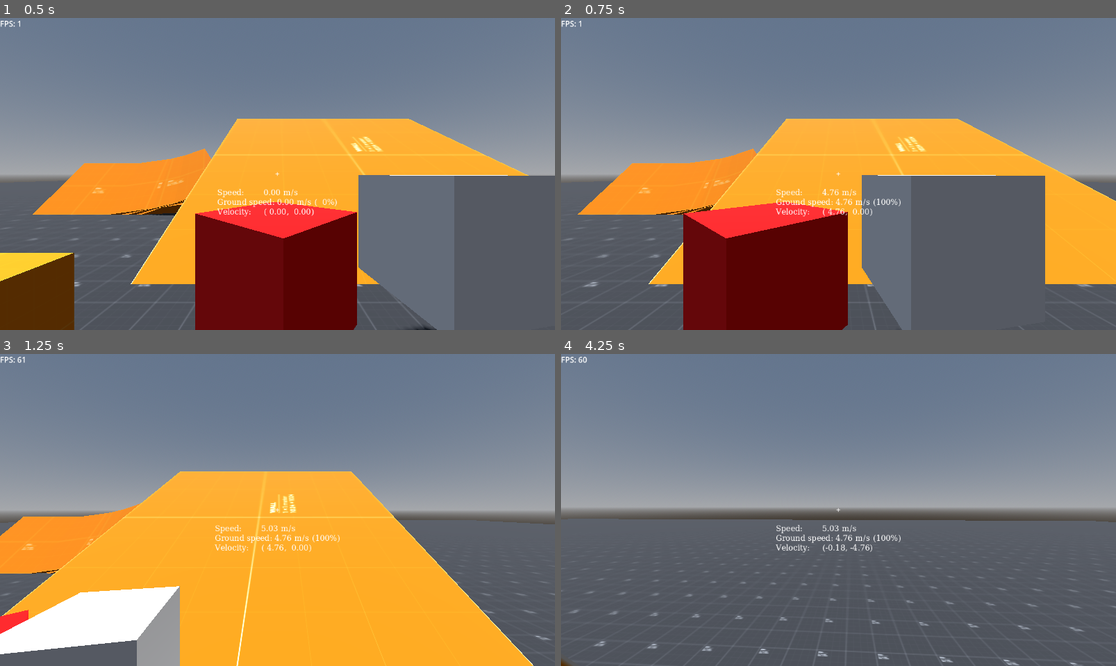
Above: before the commit, frames 1-4 (two rows, left to right).
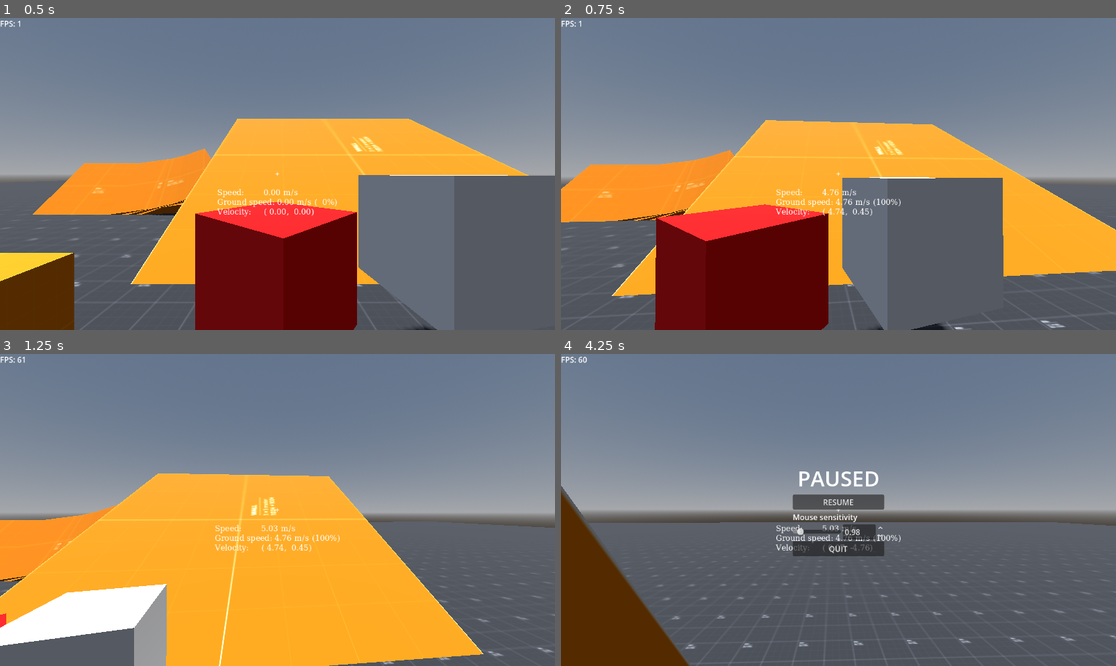
Above: after the commit, the same moments.

Repository: ericljiang/godot-testing
Game: Godot game, scene res://scene.tscn
Same seed, same stepped clock (60 frames per second), same inputs: the game is played once before the commit and once after it.
Inputs (mouse positions are in pixels of both pictures, inside the frame that each line leads up to):
- Up to frame 1 (0.5 s): no input
- Up to frame 2 (0.75 s): tap Enter at 0.5 s; move the mouse to (960, 158) at 0.52 s; hold D (move_right) from 0.53 s (still down); tap Ctrl (crouch, bound only after the commit) at 0.6 s; click (960, 158) at 0.67 s
- Up to frame 3 (1.25 s): keep holding D (move_right); tap Space (jump) at 0.77 s
- Up to frame 4 (4.25 s): move the mouse to (810, 510) at 1.27 s; release D (move_right) at 1.28 s; hold W (move_forward) from 1.28 s (still down); tap Ctrl (crouch, bound only after the commit) every 0.75 s from 1.35 to 3.6 s; tap Space (jump) at 1.52, 3.02, 3.77 s; move the mouse to (849, 503) at 2.02 s; move the mouse to (832, 516) at 2.77 s; move the mouse to (877, 513) at 3.52 s; tap Escape (ui_cancel) at 4.15 s

Frame 1 is identical in both runs. In frame 2, 15% of the frame differs, in the area x 0-100%, y 32-100%; in frame 3, 10%; in frame 4, 12%.

Commit message:
Pause menu

Diff:
--- /dev/null
+++ b/mouse_sensitivity_setting.gd
@@ -0,0 +1,15 @@
+extends VBoxContainer
+
+@export var slider: Range
+@export var input: Range
+@export var player: Player
+
+func _ready() -> void:
+	slider.value_changed.connect(update_value)
+	input.value_changed.connect(update_value)
+	slider.value = player.mouse_sensitivity
+
+func update_value(value: float) -> void:
+	player.mouse_sensitivity = value
+	slider.value = value
+	input.value = value
--- /dev/null
+++ b/pause_menu.gd
@@ -0,0 +1,28 @@
+extends Control
+
+@export var resume_button: Button
+@export var quit_button: Button
+
+func _ready() -> void:
+	assert(resume_button != null)
+	assert(quit_button != null)
+	resume_button.pressed.connect(unpause)
+	quit_button.pressed.connect(quit)
+
+func _unhandled_input(event: InputEvent) -> void:
+	if event.is_action_pressed("ui_cancel"):
+		if is_visible_in_tree():
+			unpause()
+		else:
+			pause()
+
+func pause() -> void:
+	Input.set_mouse_mode(Input.MOUSE_MODE_VISIBLE)
+	show()
+
+func unpause() -> void:
+	Input.set_mouse_mode(Input.MOUSE_MODE_CAPTURED)
+	hide()
+
+func quit() -> void:
+	get_tree().quit()
--- a/player.gd
+++ b/player.gd
@@ -53,6 +53,7 @@
 func _ready() -> void:
 	assert(head != null, "ERROR: `head` not assigned a node value.");
 	Input.set_use_accumulated_input(false)
+	Input.set_mouse_mode(Input.MOUSE_MODE_CAPTURED)
 
 func reset_movement_parameters() -> void:
 	STOP_SPEED = STOP_SPEEDS[movement_type]
@@ -61,25 +62,13 @@
 
 
 func _unhandled_input(event: InputEvent) -> void:
-	match Input.mouse_mode:
-		Input.MOUSE_MODE_VISIBLE:
-			match event:
-				var mb when event is InputEventMouseButton:
-					var button_index := (mb as InputEventMouseButton).button_index
-					print("Button: ", button_index)
-					match button_index:
-						1:
-							Input.set_mouse_mode(Input.MOUSE_MODE_CAPTURED)
-				var k when event is InputEventKey:
-					if (k as InputEventKey).is_action_pressed("ui_cancel"):
-						get_tree().quit()
-		Input.MOUSE_MODE_CAPTURED:
-			match event:
-				var mm when event is InputEventMouseMotion:
-					aim_look(mm as InputEventMouseMotion)
-				var k when event is InputEventKey:
-					if (k as InputEventKey).is_action_pressed("ui_cancel"):
-						Input.set_mouse_mode(Input.MOUSE_MODE_VISIBLE)
+	if event is InputEventMouseMotion:
+		aim_look(event as InputEventMouseMotion)
+	#match Input.mouse_mode:
+		#Input.MOUSE_MODE_CAPTURED:
+			#match event:
+				#var mm when event is InputEventMouseMotion:
+					#aim_look(mm as InputEventMouseMotion)
 
 # Handles aim look with the mouse.
 # Based on https://yosoyfreeman.github.io/article/godot/tutorial/achieving-better-mouse-input-in-godot-4-the-perfect-camera-controller
@@ -164,3 +153,5 @@
 			velocity += add_speed * wish_direction
 
 	move_and_slide()
+
+	#if Input.is_action_just_pressed("crouch"):
--- a/project.godot
+++ b/project.godot
@@ -58,6 +58,11 @@
 , Object(InputEventMouseButton,"resource_local_to_scene":false,"resource_name":"","device":-1,"window_id":0,"alt_presse …(249 unchanged characters)…
 ]
 }
+crouch={
+"deadzone": 0.2,
+"events": [Object(InputEventKey,"resource_local_to_scene":false,"resource_name":"","device":-1,"window_id":0,"alt_pressed":false,"shift_pressed":false,"ctrl_pressed":false,"meta_pressed":false,"pressed":false,"keycode":0,"physical_keycode":4194326,"key_label":0,"unicode":0,"location":0,"echo":false,"script":null)
+]
+}
 
 [physics]
 
--- a/scene.tscn
+++ b/scene.tscn
@@ -6,6 +6,8 @@
 [ext_resource type="Script" uid="uid://cwwyeula204k1" path="res://performance_overlay.gd" id="2_nxogm"]
 [ext_resource type="Script" uid="uid://wdil32b5bj3b" path="res://speedometer.gd" id="3_3253y"]
 [ext_resource type="Script" uid="uid://b663tvvrrui3v" path="res://button.gd" id="3_y2354"]
+[ext_resource type="Script" uid="uid://cnokv2ftd46ld" path="res://mouse_sensitivity_setting.gd" id="7_ni31j"]
+[ext_resource type="Script" uid="uid://b0o4v4h7mk8eo" path="res://pause_menu.gd" id="7_xlvrw"]
 
 [sub_resource type="WorldBoundaryShape3D" id="WorldBoundaryShape3D_drvgu"]
 
@@ -61,6 +63,9 @@
 [sub_resource type="LabelSettings" id="LabelSettings_y2354"]
 font = SubResource("SystemFont_m7jmp")
 
+[sub_resource type="LabelSettings" id="LabelSettings_ni31j"]
+font_size = 44
+
 [node name="Root" type="Node3D" unique_id=1104902297]
 
 [node name="Terrain" type="Node" parent="." unique_id=1600461140]
@@ -247,3 +252,71 @@
 label_settings = SubResource("LabelSettings_y2354")
 script = ExtResource("3_3253y")
 player = NodePath("../../../Player")
+
+[node name="PauseMenu" type="Control" parent="." unique_id=1434869444 node_paths=PackedStringArray("resume_button", "quit_button")]
+visible = false
+layout_mode = 3
+anchors_preset = 15
+anchor_right = 1.0
+anchor_bottom = 1.0
+grow_horizontal = 2
+grow_vertical = 2
+script = ExtResource("7_xlvrw")
+resume_button = NodePath("CenterContainer/VBoxContainer/ResumeButton")
+quit_button = NodePath("CenterContainer/VBoxContainer/QuitButton")
+
+[node name="CenterContainer" type="CenterContainer" parent="PauseMenu" unique_id=473358911]
+layout_mode = 1
+anchors_preset = 15
+anchor_right = 1.0
+anchor_bottom = 1.0
+grow_horizontal = 2
+grow_vertical = 2
+
+[node name="VBoxContainer" type="VBoxContainer" parent="PauseMenu/CenterContainer" unique_id=1356845189]
+layout_mode = 2
+
+[node name="Label" type="Label" parent="PauseMenu/CenterContainer/VBoxContainer" unique_id=1743312763]
+layout_mode = 2
+size_flags_horizontal = 4
+text = "PAUSED"
+label_settings = SubResource("LabelSettings_ni31j")
+
+[node name="ResumeButton" type="Button" parent="PauseMenu/CenterContainer/VBoxContainer" unique_id=1373276508]
+layout_mode = 2
+text = "RESUME"
+
+[node name="MouseSensitivitySetting" type="VBoxContainer" parent="PauseMenu/CenterContainer/VBoxContainer" unique_id=1745008920 node_paths=PackedStringArray("slider", "input", "player")]
+layout_mode = 2
+script = ExtResource("7_ni31j")
+slider = NodePath("HBoxContainer/HSlider")
+input = NodePath("HBoxContainer/SpinBox")
+player = NodePath("../../../../Player")
+
+[node name="Label" type="Label" parent="PauseMenu/CenterContainer/VBoxContainer/MouseSensitivitySetting" unique_id=223968115]
+layout_mode = 2
+text = "Mouse sensitivity"
+
+[node name="HBoxContainer" type="HBoxContainer" parent="PauseMenu/CenterContainer/VBoxContainer/MouseSensitivitySetting" unique_id=928694479]
+layout_mode = 2
+
+[node name="HSlider" type="HSlider" parent="PauseMenu/CenterContainer/VBoxContainer/MouseSensitivitySetting/HBoxContainer" unique_id=258296591]
+custom_minimum_size = Vector2(100, 0)
+layout_mode = 2
+size_flags_vertical = 4
+min_value = 0.01
+max_value = 10.0
+step = 0.01
+value = 0.01
+
+[node name="SpinBox" type="SpinBox" parent="PauseMenu/CenterContainer/VBoxContainer/MouseSensitivitySetting/HBoxContainer" unique_id=2088989789]
+layout_mode = 2
+min_value = 0.01
+max_value = 10.0
+step = 0.01
+value = 0.01
+custom_arrow_step = 0.1
+
+[node name="QuitButton" type="Button" parent="PauseMenu/CenterContainer/VBoxContainer" unique_id=1635411788]
+layout_mode = 2
+text = "QUIT"
Not shown, added: export_presets.cfg
Not shown, added: mouse_sensitivity_setting.gd.uid
Not shown, added: pause_menu.gd.uid
